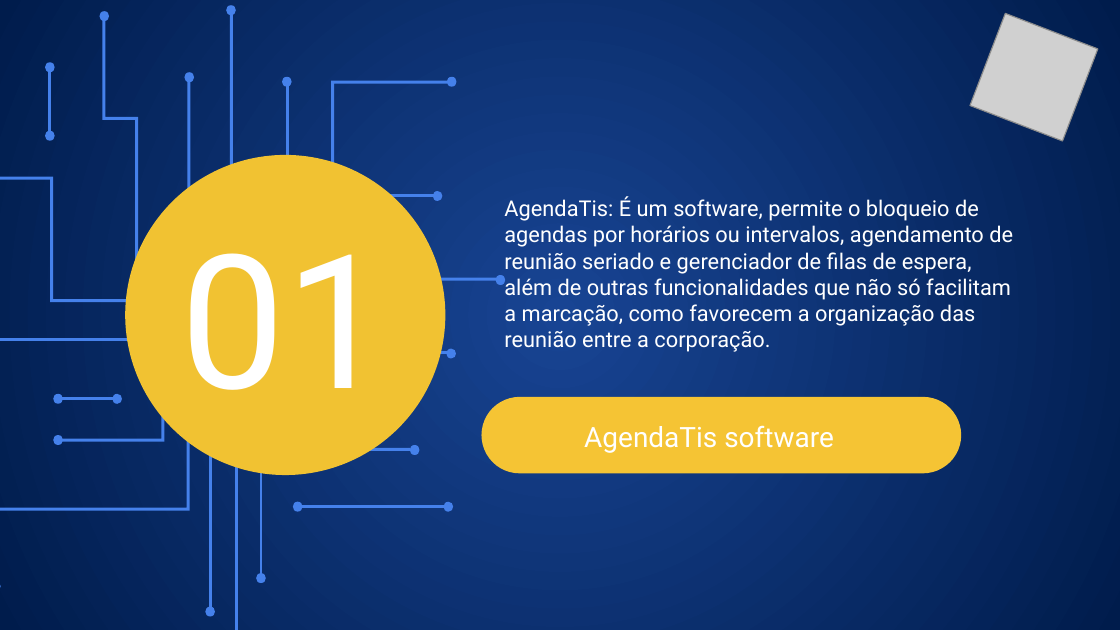
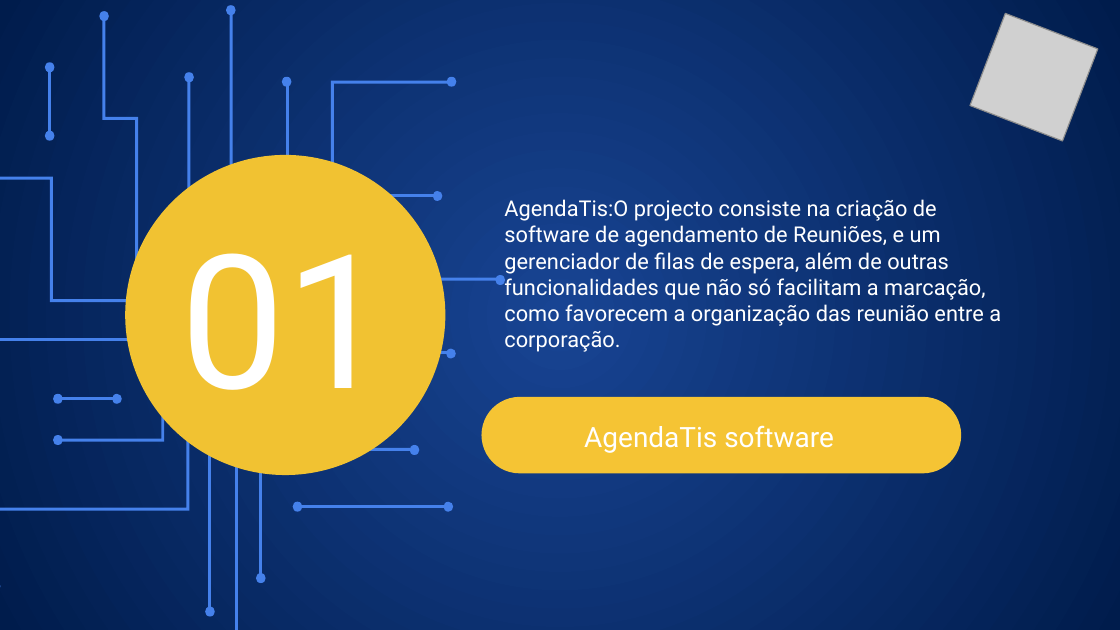
Before and after one commit to gelson2021/Projecto_tis, a slide deck: slide 3 of AgendaTis Apresentação.odp. Drawn at 1120x630 pixels with LibreOffice and Linux fonts; fonts in the diff are those of the drawing; grey boxes stand for pictures; background and template pictures are left out. Boxes give left, top, right and bottom in pixels: in the first picture for what was removed or moved away, otherwise in the second. Text is boxed around its words. In the diff, an @@ line names an element or a change of style, - is before the commit and + after.

```diff
--- a/AgendaTis Apresentação.odp
+++ b/AgendaTis Apresentação.odp
@@ title at (504, 199, 1001, 352): text changed @@
-AgendaTis: É um software, permite o bloqueio de agendas por horários ou intervalos, agendamento de reunião seriado e gerenciador de filas de espera, além de outras funcionalidades que não só facilitam a marcação, como favorecem a organização das reunião entre a corporação.
+AgendaTis:O projecto consiste na criação de software de agendamento de Reuniões, e um gerenciador de filas de espera, além de outras funcionalidades que não só facilitam a marcação, como favorecem a organização das reunião entre a corporação.
@@ freeform shape at (494, 276, 506, 286): outline redrawn @@
```
Also in this commit, not shown: 8 other slides changed, 3 slides added, 12 other files.
